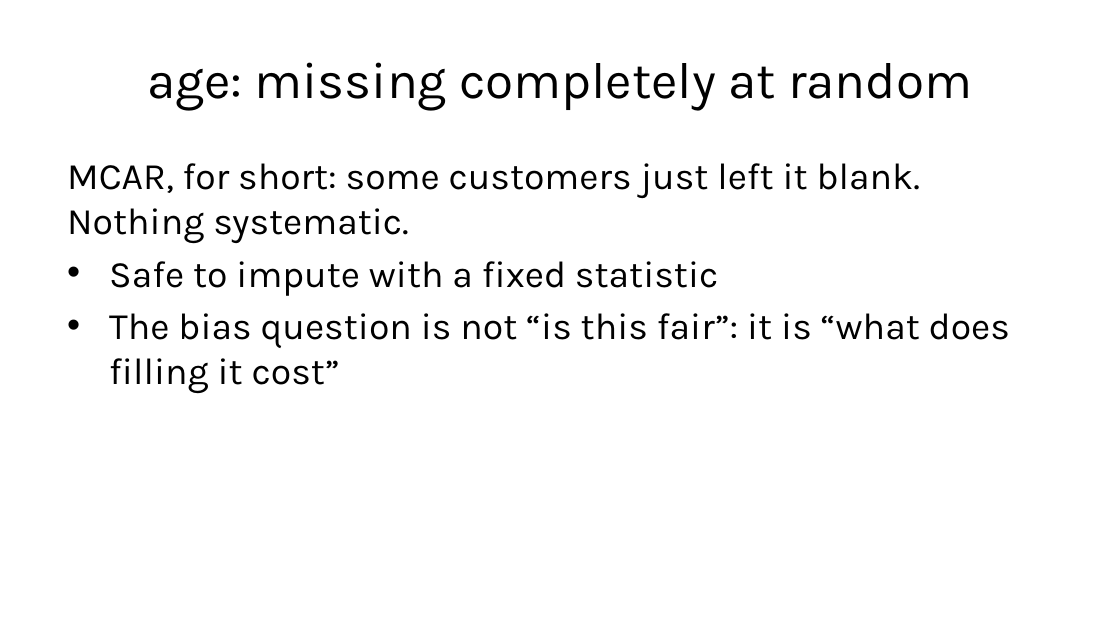
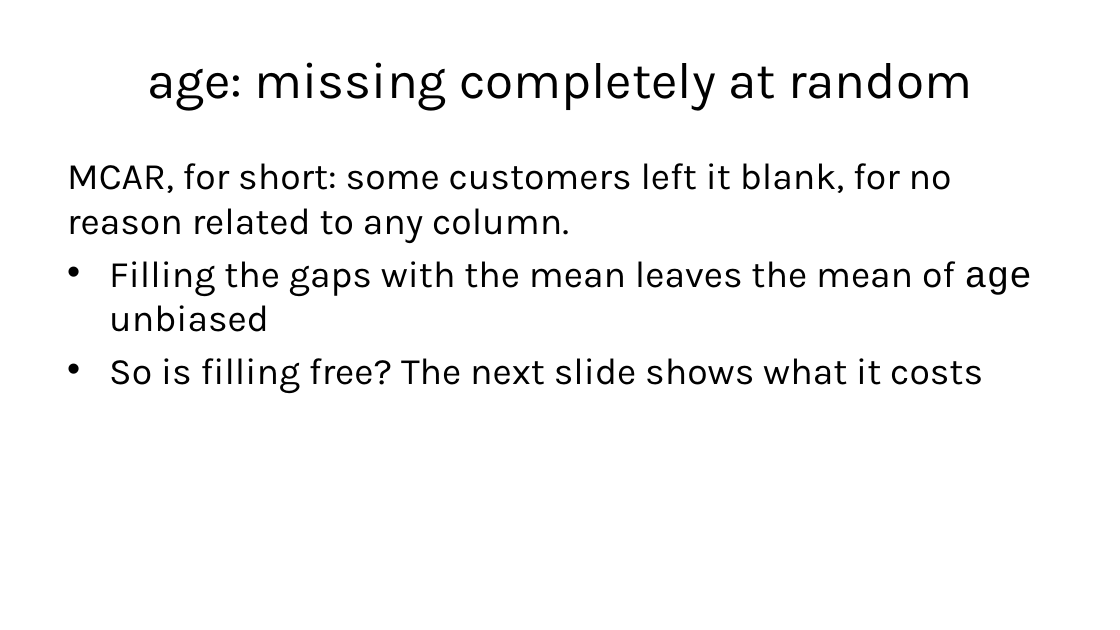
Before and after one commit to fabioantonini/technologies-for-artificial-intelligence, a slide deck: slide 10 of Lessons/02_data_exploration_and_preparation/Slides/data_exploration_and_preparation_slides.pptx. Drawn at 1120x630 pixels with LibreOffice and Linux fonts; fonts in the diff are those of the drawing; background and template pictures are left out. Boxes give left, top, right and bottom in pixels: in the first picture for what was removed or moved away, otherwise in the second. Text is boxed around its words. In the diff, an @@ line names an element or a change of style, - is before the commit and + after.

```diff
--- a/Lessons/02_data_exploration_and_preparation/Slides/data_exploration_and_preparation_slides.pptx
+++ b/Lessons/02_data_exploration_and_preparation/Slides/data_exploration_and_preparation_slides.pptx
@@ text at (x1=67, y1=163, x2=1032, y2=394): text changed @@
-MCAR, for short: some customers just left it blank. Nothing systematic.
-• Safe to impute with a fixed statistic
-• The bias question is not “is this fair”: it is “what does filling it cost”
+MCAR, for short: some customers left it blank, for no reason related to any column.
+• Filling the gaps with the mean leaves the mean of age unbiased
+• So is filling free? The next slide shows what it costs
```
Also in this commit, not shown: 25 other slides changed, 7 slides added, 7 slides removed, 2 other files.
